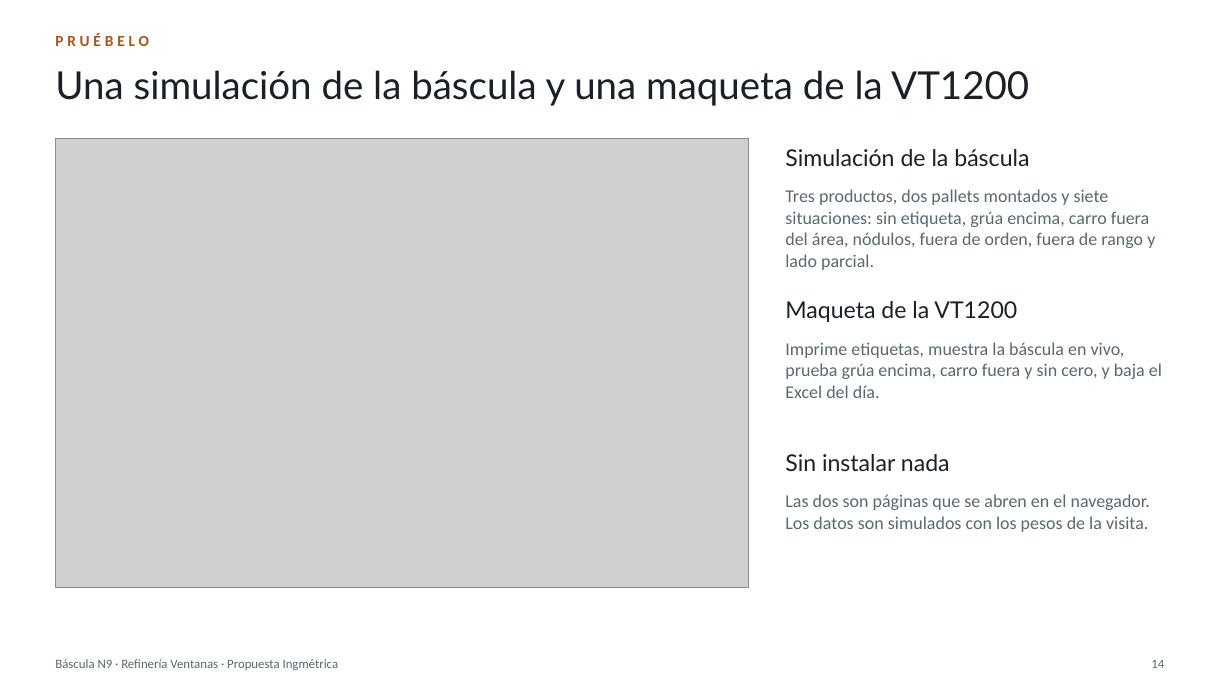
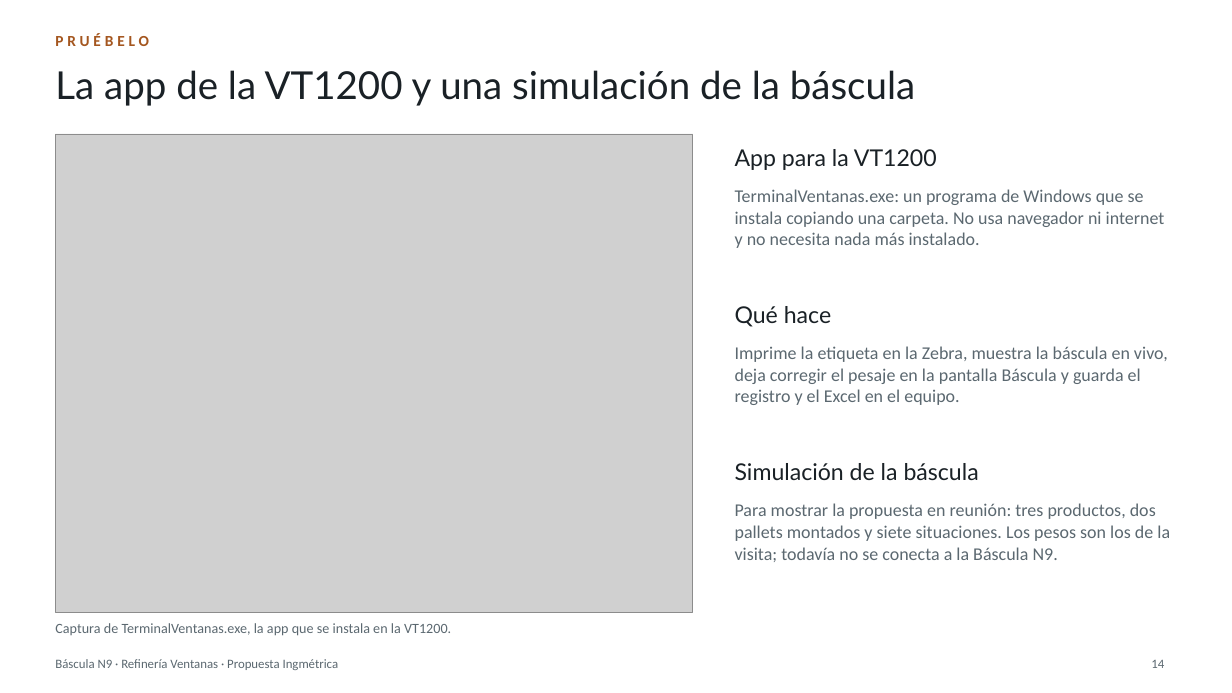
Before and after one commit to BortegaING/Codelco-Proyecto, a slide deck: slide 14 of presentacion/Bascula-N9-Ventanas.pptx. Drawn at 1232x693 pixels with LibreOffice and Linux fonts; fonts in the diff are those of the drawing; grey boxes stand for pictures. Boxes give left, top, right and bottom in pixels: in the first picture for what was removed or moved away, otherwise in the second. Text is boxed around its words. In the diff, an @@ line names an element or a change of style, - is before the commit and + after.

```diff
--- a/presentacion/Bascula-N9-Ventanas.pptx
+++ b/presentacion/Bascula-N9-Ventanas.pptx
@@ title at (55, 70, 915, 106): text changed @@
-Una simulación de la báscula y una maqueta de la VT1200
+La app de la VT1200 y una simulación de la báscula
@@ picture: place and size @@
-picture at (55, 139, 749, 588)
+picture at (55, 134, 693, 612)
@@ text at (735, 149, 937, 170): text changed; size 14 to 18 pt; font Calibri to Lato; text colour #5B6870 to #1A2126 @@
-Tres productos, dos pallets montados y siete situaciones: sin etiqueta, grúa encima, carro fuera del área, nódulos, fuera de orden, fuera de rango y lado parcial.
+App para la VT1200
@@ text at (735, 189, 1165, 248): text changed; size 18 to 14 pt; font Lato to Calibri; text colour #1A2126 to #5B6870 @@
-Maqueta de la VT1200
+TerminalVentanas.exe: un programa de Windows que se instala copiando una carpeta. No usa navegador ni internet y no necesita nada más instalado.
@@ text added at (735, 306, 831, 327), 18 pt, text #1A2126 @@
+Qué hace
@@ text at (735, 346, 1168, 405): text changed @@
-Imprime etiquetas, muestra la báscula en vivo, prueba grúa encima, carro fuera y sin cero, y baja el Excel del día.
+Imprime la etiqueta en la Zebra, muestra la báscula en vivo, deja corregir el pesaje en la pantalla Báscula y guarda el registro y el Excel en el equipo.
@@ text "Simulación de la báscula": place and size @@
-text "Simulación de la báscula" at (785, 149, 1029, 166)
+text "Simulación de la báscula" at (735, 463, 979, 480)
@@ text removed at (785, 454, 950, 471) @@
-Sin instalar nada
@@ text added at (735, 503, 1170, 562), 14 pt, text #5B6870 @@
+Para mostrar la propuesta en reunión: tres productos, dos pallets montados y siete situaciones. Los pesos son los de la visita; todavía no se conecta a la Báscula N9.
@@ text removed at (785, 494, 1150, 532) @@
-Las dos son páginas que se abren en el navegador. Los datos son simulados con los pesos de la visita.
@@ text added at (55, 623, 451, 636), 11 pt, text #5B6870 @@
+Captura de TerminalVentanas.exe, la app que se instala en la VT1200.
```
Also in this commit, not shown: 31 other files.
